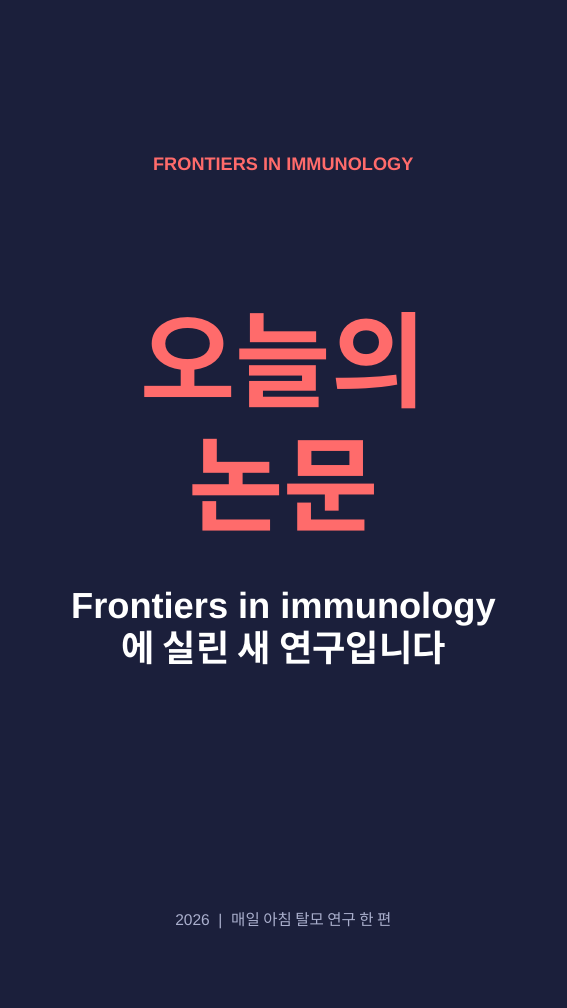
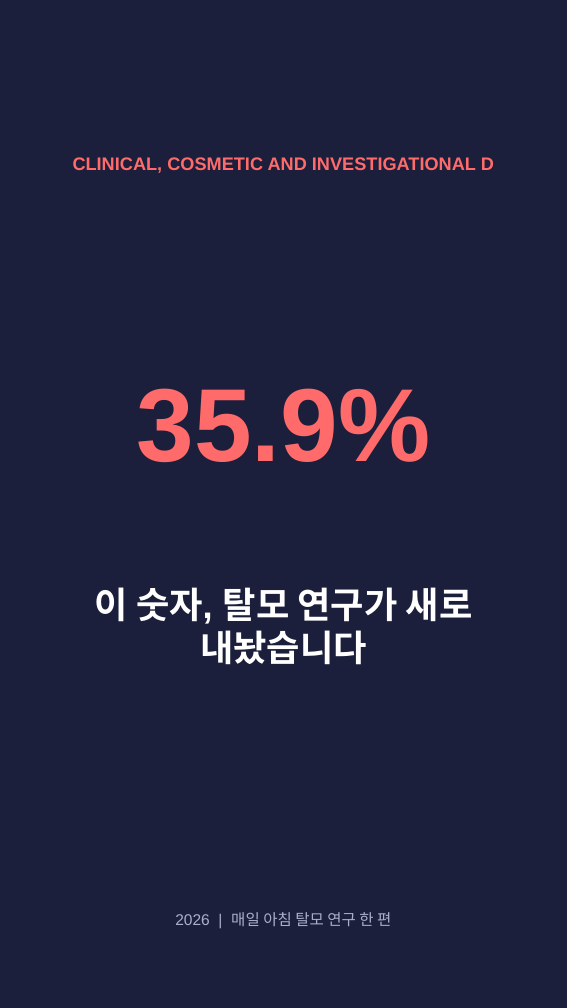
Before and after one commit to hyokang2010-BJ-ANTH/product-builder-test, a slide deck: slide 1 of pwa/data/latest/slides.pptx. Drawn at 567x1008 pixels with LibreOffice and Linux fonts; fonts in the diff are those of the drawing. Boxes give left, top, right and bottom in pixels: in the first picture for what was removed or moved away, otherwise in the second. Text is boxed around its words. In the diff, an @@ line names an element or a change of style, - is before the commit and + after.

```diff
--- a/pwa/data/latest/slides.pptx
+++ b/pwa/data/latest/slides.pptx
@@ text at [73,157,494,173]: text changed @@
-FRONTIERS IN IMMUNOLOGY
+CLINICAL, COSMETIC AND INVESTIGATIONAL D
@@ text at [137,388,431,462]: text changed @@
-오늘의 논문
+35.9%
@@ text at [95,587,473,665]: text changed @@
-Frontiers in immunology에 실린 새 연구입니다
+이 숫자, 탈모 연구가 새로 내놨습니다
```
Also in this commit, not shown: 2 other slides changed, 5 slides added, 7 slides removed, 27 other files.
